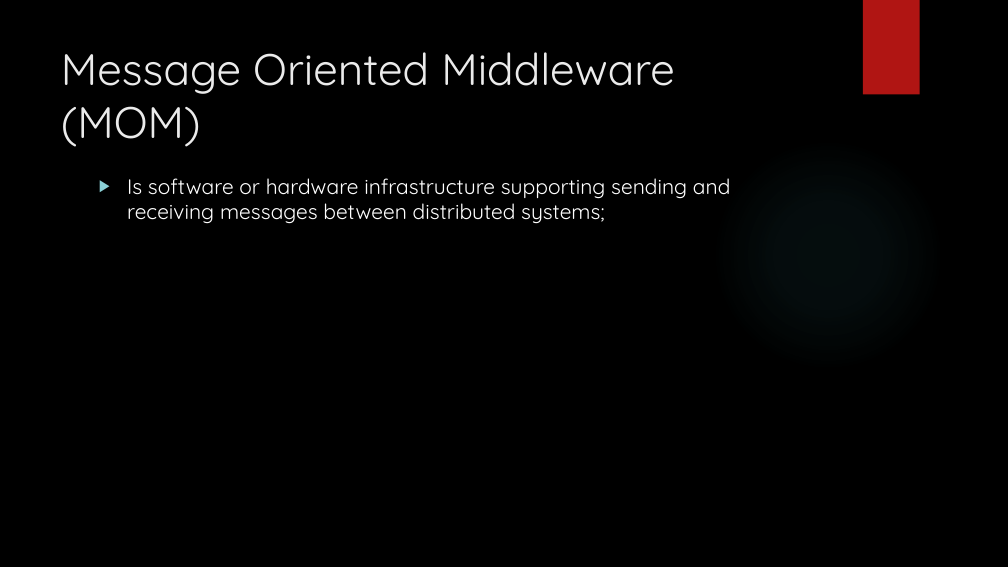
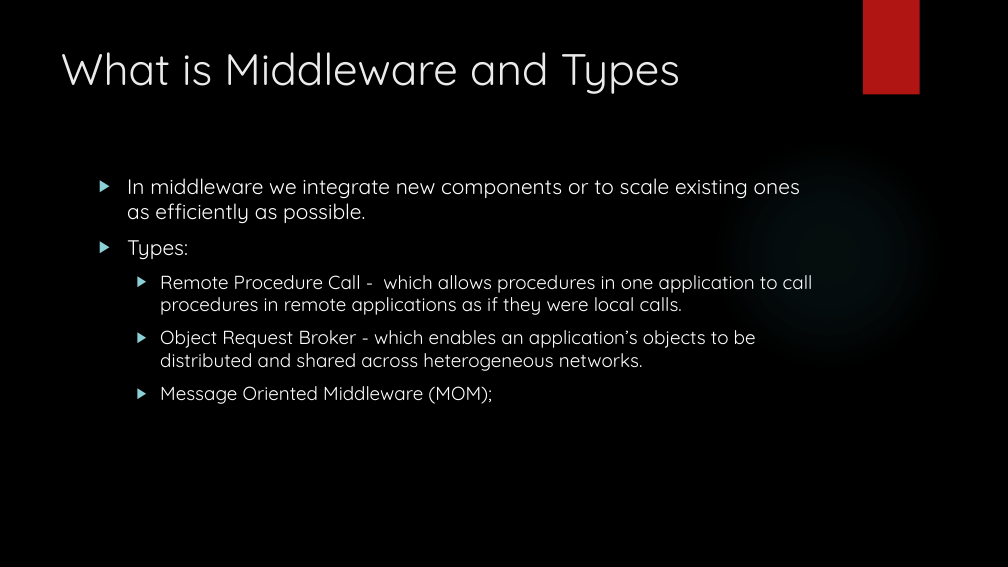
Before and after one commit to ivorusev/jms-tutorial-resources, a slide deck: slide 2 of jms-basics-day-one.pptx. Drawn at 1008x567 pixels with LibreOffice and Linux fonts; fonts in the diff are those of the drawing; background and template pictures are left out. Boxes give left, top, right and bottom in pixels: in the first picture for what was removed or moved away, otherwise in the second. Text is boxed around its words. In the diff, an @@ line names an element or a change of style, - is before the commit and + after.

```diff
--- a/jms-basics-day-one.pptx
+++ b/jms-basics-day-one.pptx
@@ title at (x1=61, y1=52, x2=680, y2=94): text changed @@
-Message Oriented Middleware (MOM)
+What is Middleware and Types
@@ text at (x1=127, y1=178, x2=813, y2=404): text changed; size 20 to 18 pt @@
-▶ Is software or hardware infrastructure supporting sending and receiving messages between distributed systems;
+▶ In middleware we integrate new components or to scale existing ones as efficiently as possible.
+▶ Types:
+  ▶ Remote Procedure Call - which allows procedures in one application to call procedures in remote applications as if they were local calls.
+  ▶ Object Request Broker - which enables an application’s objects to be distributed and shared across heterogeneous networks.
+  ▶ Message Oriented Middleware (MOM);
```
Also in this commit, not shown: 11 other slides changed, 7 slides added, 1 slide removed, 2 other files.
